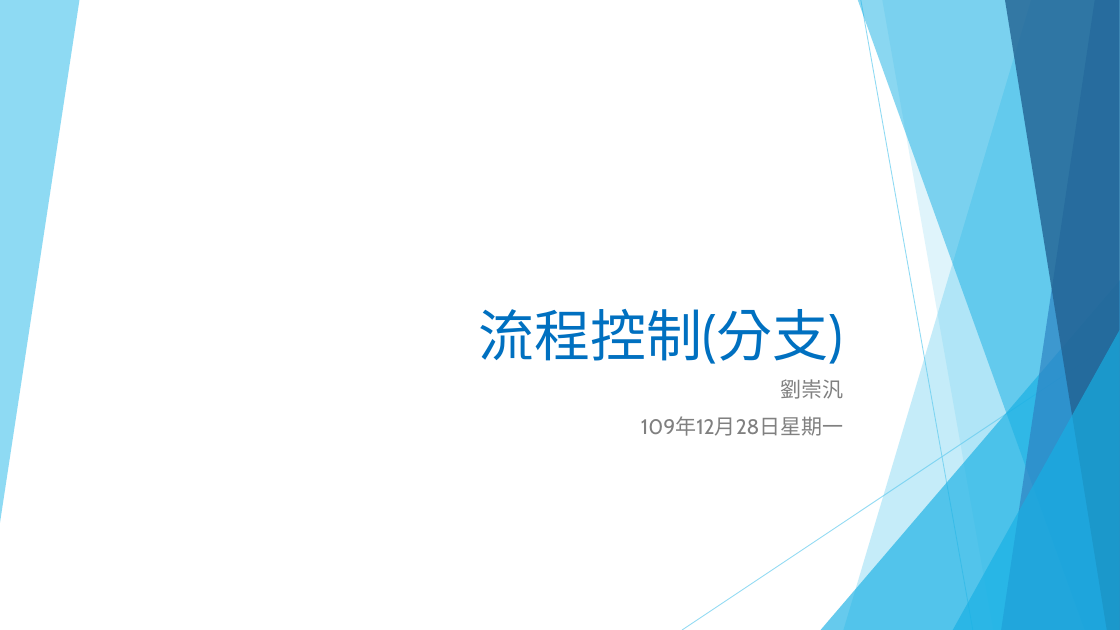
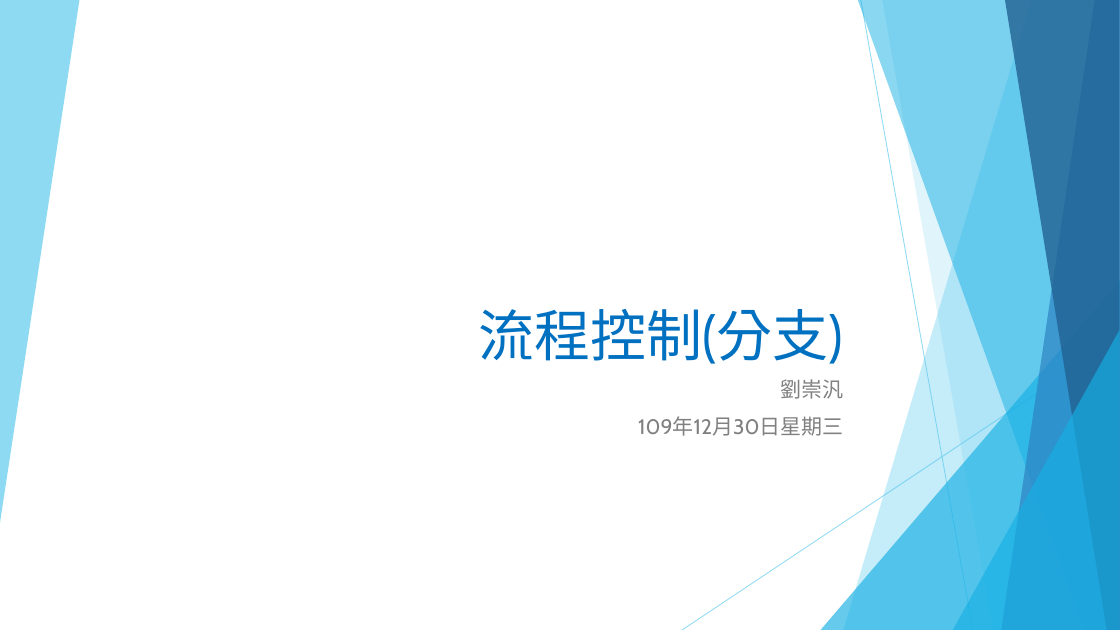
Before and after one commit to liulawsi/My_PPTs, a slide deck: slide 1 of LCC/Python/03_流程控制(分支).pptx. Drawn at 1120x630 pixels with LibreOffice and Linux fonts; fonts in the diff are those of the drawing. Boxes give left, top, right and bottom in pixels: in the first picture for what was removed or moved away, otherwise in the second. Text is boxed around its words. In the diff, an @@ line names an element or a change of style, - is before the commit and + after.

```diff
--- a/LCC/Python/03_流程控制(分支).pptx
+++ b/LCC/Python/03_流程控制(分支).pptx
@@ subtitle at bbox=[638, 416, 843, 436]: text changed @@
-109年12月28日星期一
+109年12月30日星期三
```
Also in this commit, not shown: 3 other slides changed, 21 other files.
